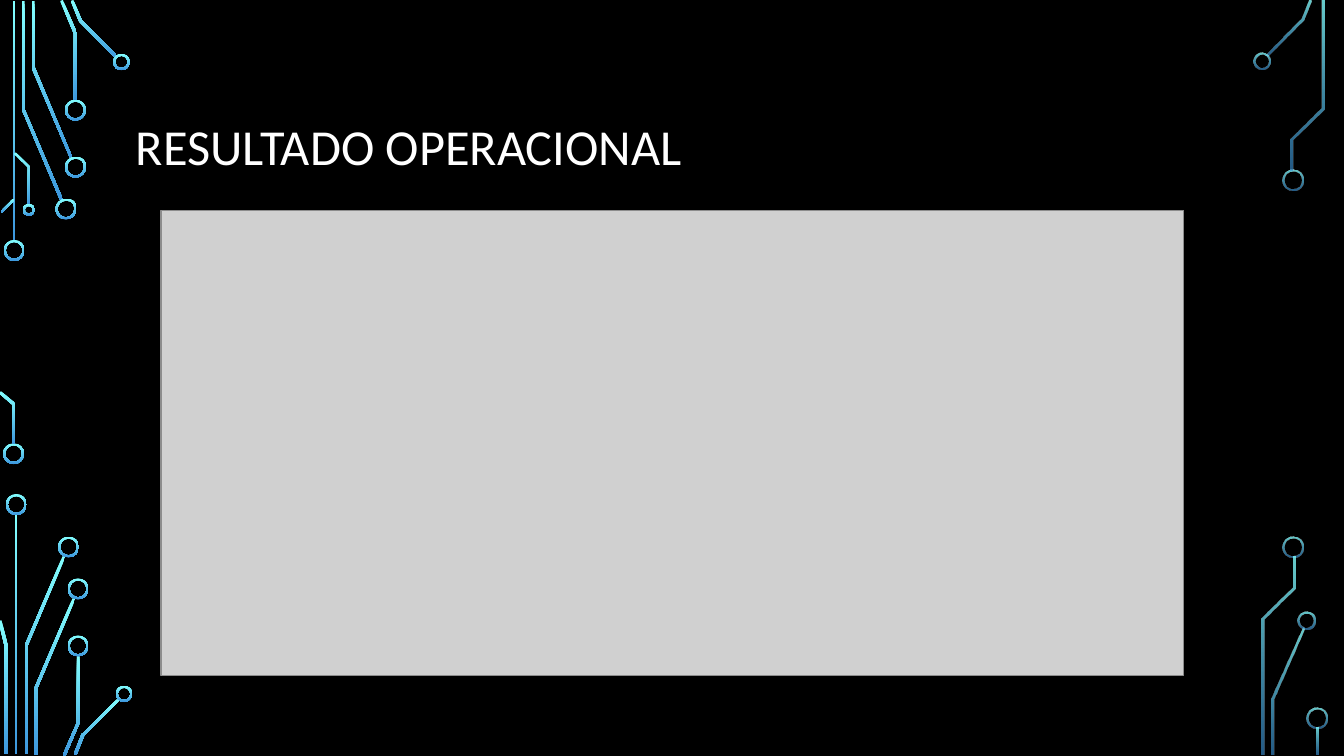
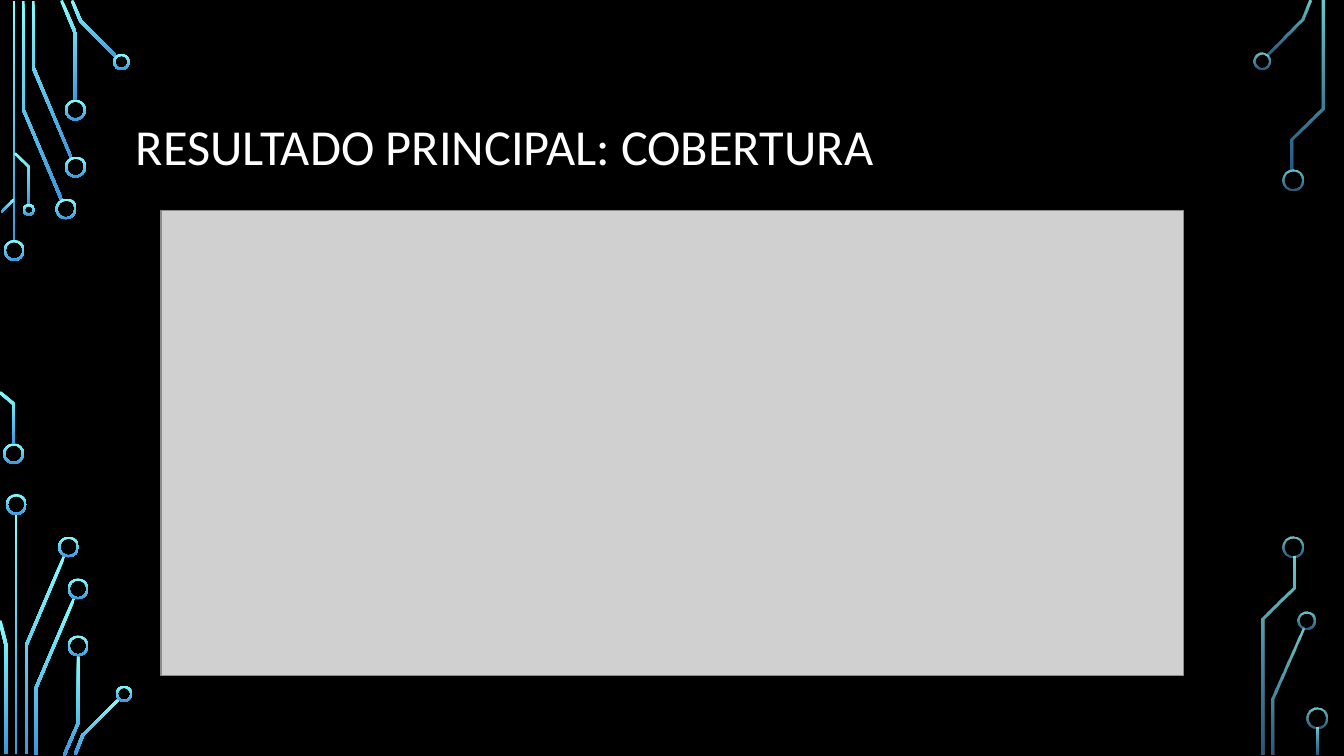
Before and after one commit to 0rakul0/NT_PF, a slide deck: slide 16 of output/Classificação Incremental e Auditável de Crimes em Notícias.pptx. Drawn at 1344x756 pixels with LibreOffice and Linux fonts; fonts in the diff are those of the drawing; grey boxes stand for pictures; background and template pictures are left out. Boxes give left, top, right and bottom in pixels: in the first picture for what was removed or moved away, otherwise in the second. Text is boxed around its words. In the diff, an @@ line names an element or a change of style, - is before the commit and + after.

```diff
--- a/output/Classificação Incremental e Auditável de Crimes em Notícias.pptx
+++ b/output/Classificação Incremental e Auditável de Crimes em Notícias.pptx
@@ title at (x1=136, y1=132, x2=873, y2=166): text changed @@
-RESULTADO OPERACIONAL
+RESULTADO PRINCIPAL: COBERTURA
```
Also in this commit, not shown: 4 other slides changed, 1 other file.
